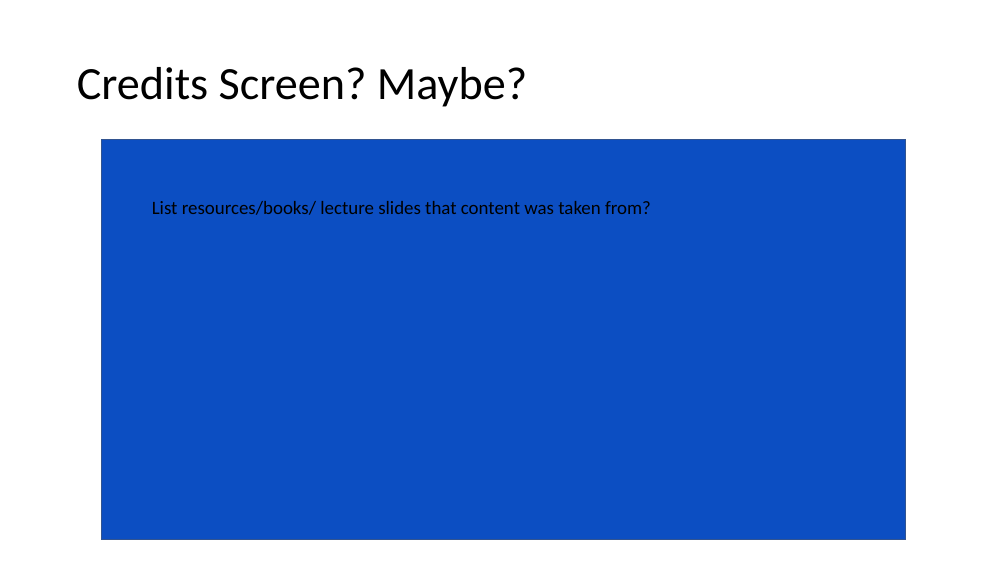
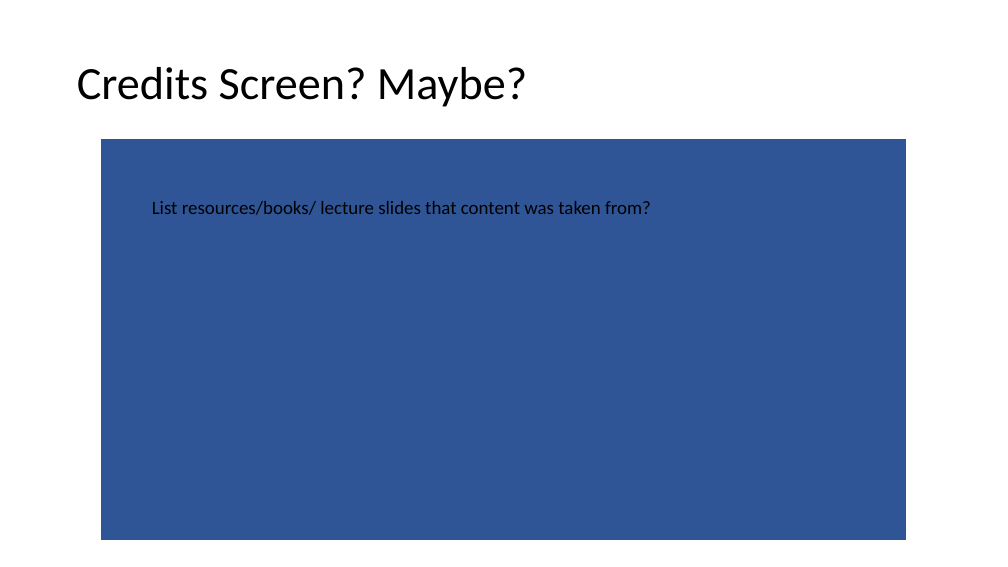
Before and after one commit to codingWithAndy/Thesis_Project, a slide deck: slide 12 of Additional Content/App Storyboard.pptx (slide 11 before the commit). Drawn at 1008x567 pixels with LibreOffice and Linux fonts; fonts in the diff are those of the drawing. Boxes give left, top, right and bottom in pixels: in the first picture for what was removed or moved away, otherwise in the second. Text is boxed around its words. In the diff, an @@ line names an element or a change of style, - is before the commit and + after.

```diff
--- a/Additional Content/App Storyboard.pptx
+++ b/Additional Content/App Storyboard.pptx
@@ rectangle at (102,140,907,540): fill #0C4EC2 to #2F5597 @@
```
Also in this commit, not shown: 3 other slides changed, 1 slide added, 13 other files.
